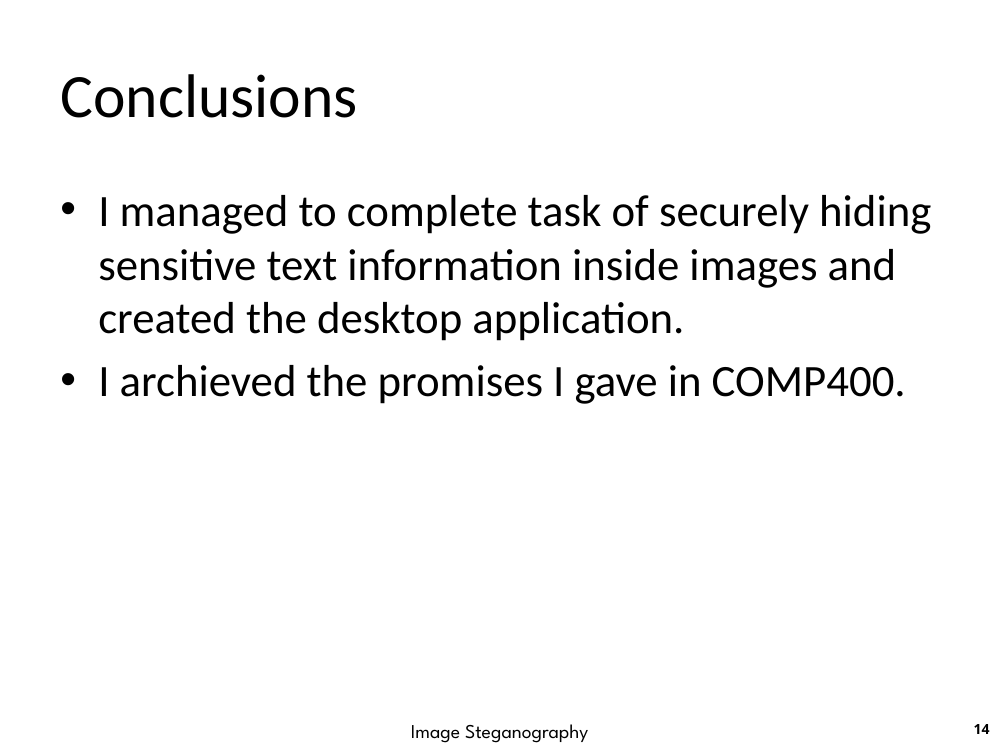
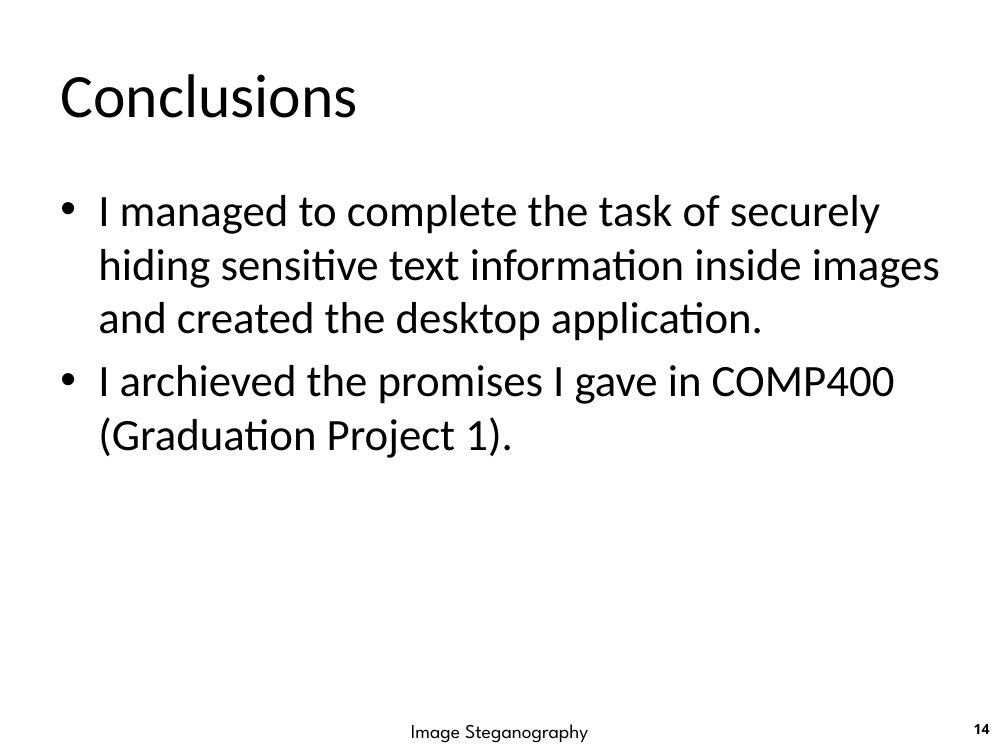
Before and after one commit to EmmanuelManeswa/Image-Steganography, a slide deck: slide 14 of docs/project 2/Project Presentation (154409 - Emmanuel Maneswa).pptx. Drawn at 1008x756 pixels with LibreOffice and Linux fonts; fonts in the diff are those of the drawing. Boxes give left, top, right and bottom in pixels: in the first picture for what was removed or moved away, otherwise in the second. Text is boxed around its words. In the diff, an @@ line names an element or a change of style, - is before the commit and + after.

```diff
--- a/docs/project 2/Project Presentation (154409 - Emmanuel Maneswa).pptx
+++ b/docs/project 2/Project Presentation (154409 - Emmanuel Maneswa).pptx
@@ text at box(98, 195, 940, 458): text changed @@
-• I managed to complete task of securely hiding sensitive text information inside images and created the desktop application.
-• I archieved the promises I gave in COMP400.
+• I managed to complete the task of securely hiding sensitive text information inside images and created the desktop application.
+• I archieved the promises I gave in COMP400 (Graduation Project 1).
```
Also in this commit, not shown: 4 other slides changed.
